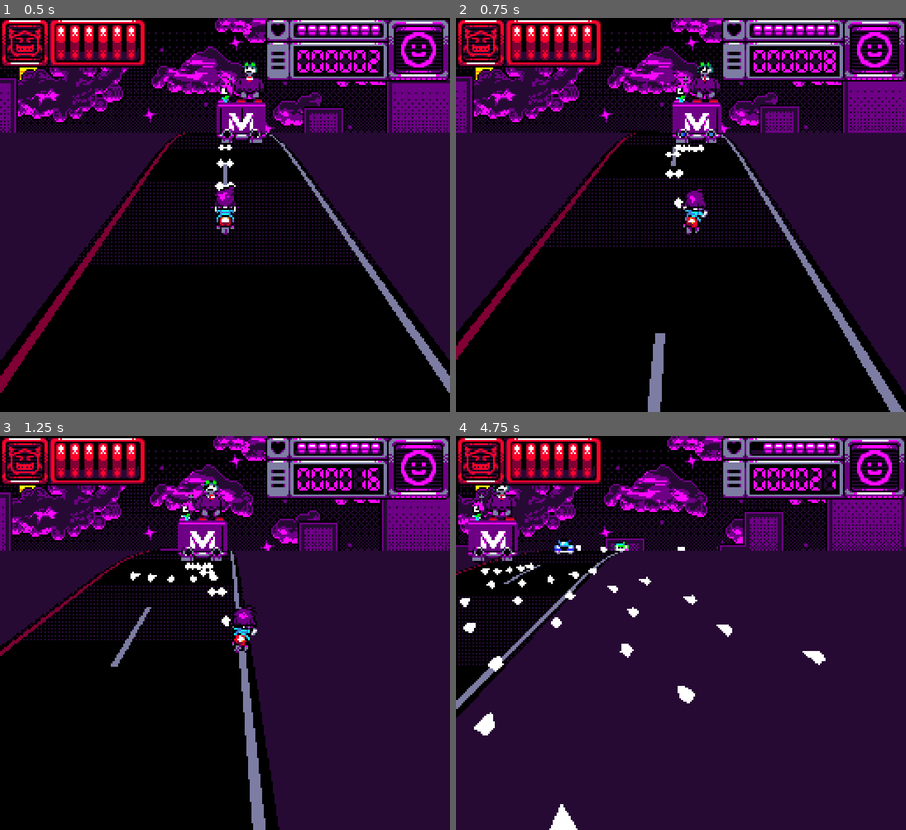
Above: before the commit, frames 1-4 (two rows, left to right).
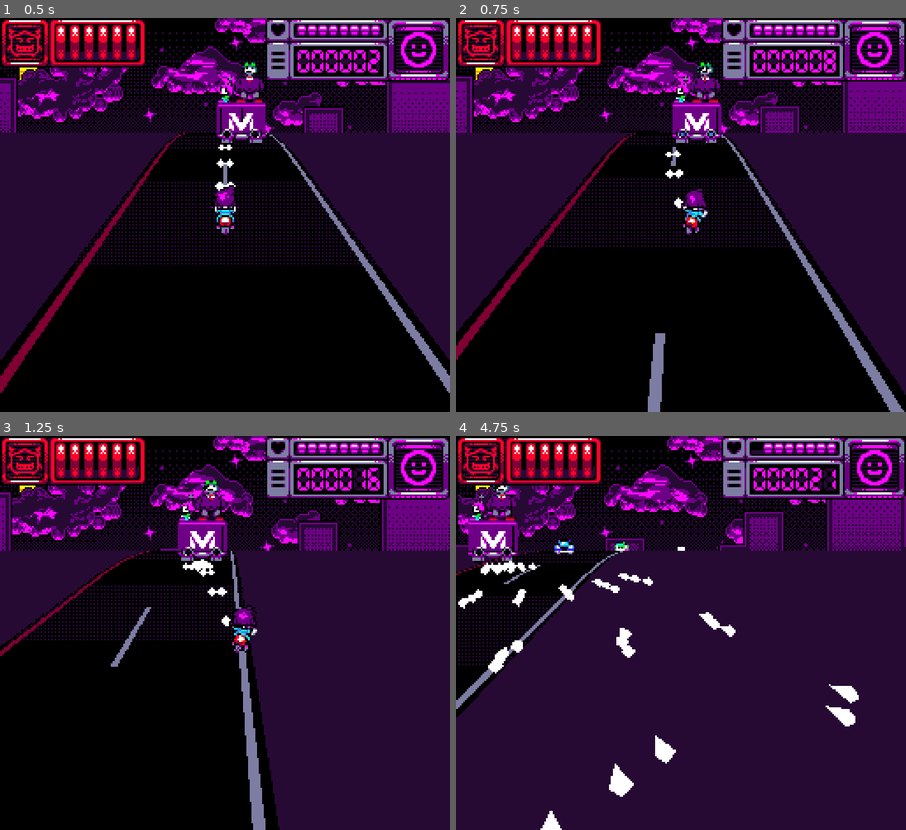
Above: after the commit, the same moments.

Repository: many-hats-team/lospecjam2
Game: Godot game, scene res://main.tscn
The game is run twice, just before and just after one commit, with the same random seed, the same clock (stepped at 60 frames per second) and the same inputs.
Inputs:
- Up to frame 1 (0.5 s): no input
- Up to frame 2 (0.75 s): hold D (player_right) from 0.53 s (still down)
- Up to frame 3 (1.25 s): keep holding D (player_right)
- Up to frame 4 (4.75 s): release D (player_right) at 1.28 s; hold S (player_down) 1.28-2.03 s; hold D (player_right) 2.03-2.78 s; hold W (player_up) 2.78-3.53 s; hold A (player_left) from 3.53 s (still down)

Frame 1 is identical in both runs. In frame 2, less than 0.1% of the frame differs, in the area x 48-56%, y 32-34%; in frame 3, 0.2%; in frame 4, 2.6%, in the area x 0-90%, y 27-100%.

Commit message:
Add burst fire

Diff:
--- a/project/scenes/enemy.tscn
+++ b/project/scenes/enemy.tscn
@@ -18,7 +18,9 @@
 spread = 0.0
 offset = 0.0
 count = 1
-reload_time = 1.0
+reload_time = 2.5
+burst_count = 3
+burst_time = 0.3
 
 [sub_resource type="ShaderMaterial" id="ShaderMaterial_q1rys"]
 resource_local_to_scene = true
--- a/project/scenes/player.tscn
+++ b/project/scenes/player.tscn
@@ -22,6 +22,8 @@
 offset = 0.1
 count = 2
 reload_time = 0.1
+burst_count = 1
+burst_time = 0.1
 
 [sub_resource type="Image" id="Image_bqd6a"]
 data = {
@@ -70,6 +72,7 @@
 unique_name_in_owner = true
 transform = Transform3D(1, 0, 0, 0, 1, 0, 0, 0, 1, 0, 0, -0.15)
 weapon = SubResource("Resource_s034d")
+is_enemy = false
 auto_fire = true
 
 [node name="Sprite" parent="." instance=ExtResource("3_oy13s")]
--- a/project/scenes/protoboss.tscn
+++ b/project/scenes/protoboss.tscn
@@ -18,7 +18,9 @@
 spread = 0.3
 offset = 0.0
 count = 5
-reload_time = 0.5
+reload_time = 1.0
+burst_count = 3
+burst_time = 0.1
 
 [sub_resource type="ShaderMaterial" id="ShaderMaterial_rr2qj"]
 resource_local_to_scene = true
--- a/project/scenes/weapon.tscn
+++ b/project/scenes/weapon.tscn
@@ -4,11 +4,13 @@
 
 [node name="Weapon" type="Marker3D"]
 script = ExtResource("1_ak5k8")
-is_enemy = null
-auto_fire = null
 
-[node name="Timer" type="Timer" parent="."]
+[node name="ReloadTimer" type="Timer" parent="."]
 unique_name_in_owner = true
 process_callback = 0
 
-[connection signal="timeout" from="Timer" to="." method="_on_timer_timeout"]
+[node name="BurstTimer" type="Timer" parent="."]
+unique_name_in_owner = true
+process_callback = 0
+
+[connection signal="timeout" from="ReloadTimer" to="." method="_on_timer_timeout"]
--- a/project/scripts/resources/weapon_resource.gd
+++ b/project/scripts/resources/weapon_resource.gd
@@ -13,3 +13,10 @@
 @export var offset := 0.0
 @export var count := 1
 @export var reload_time := 0.5
+@export var burst_count := 1
+@export var burst_time := 0.1
+
+
+func validate() -> void:
+	if burst_count > 1:
+		assert(reload_time > burst_time)
--- a/project/scripts/weapon.gd
+++ b/project/scripts/weapon.gd
@@ -3,34 +3,24 @@
 const BulletScene := preload("res://scenes/bullet.tscn")
 
 
-@export var weapon: WeaponRes:
-	set(res):
-		weapon = res
-		if res and timer:
-			timer.wait_time = res.reload_time
+@export var weapon: WeaponRes
+@export var is_enemy := false
+@export var auto_fire := false
 
-@export var is_enemy := false
-
-@export var auto_fire := false:
-	set(value):
-		auto_fire = value
-		if timer:
-			timer.one_shot = not value
-			if value:
-				start()
-			else:
-				stop()
-
-
-@onready var timer := %Timer as Timer
+@onready var reload_timer := %ReloadTimer as Timer
+@onready var burst_timer := %BurstTimer as Timer
 
 
 func _ready() -> void:
-	assert(timer)
-	weapon = weapon
-	auto_fire = auto_fire
-	if not weapon:
+	assert(reload_timer)
+	assert(burst_timer)
+	if weapon:
+		weapon.validate()
+	else:
 		push_error("No weapon resource assigned: %s" % [self])
+
+	if auto_fire:
+		start()
 
 
 func _on_timer_timeout() -> void:
@@ -38,14 +28,30 @@
 
 
 func start() -> void:
-	timer.start()
+	reload_timer.wait_time = weapon.reload_time
+	burst_timer.wait_time = weapon.burst_time
+	reload_timer.start()
 
 
 func stop() -> void:
-	timer.stop()
+	reload_timer.stop()
 
 
 func shoot() -> void:
+	if weapon.burst_count > 1:
+		burst_timer.start()
+		for i in range(weapon.burst_count):
+			_shoot_round()
+			await burst_timer.timeout
+		burst_timer.stop()
+	else:
+		_shoot_round()
+
+	if not auto_fire:
+		stop()
+
+
+func _shoot_round() -> void:
 	if not weapon:
 		assert(false)
 		return
